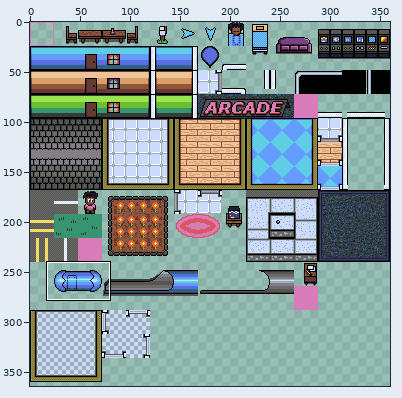
Two states of a sprite sheet, app/assets/GAMES/break/tiles.png. The picture above shows the old version from afar; the outline marks the close-up.
Close-up. First the earlier version:
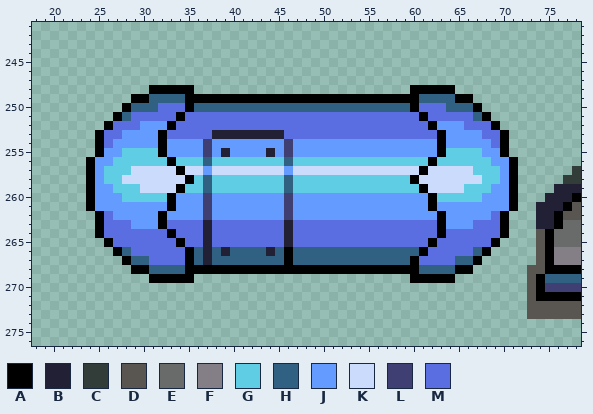
The file is 360x480 pixels. Shown: x 18..78, y 241..276. The wide view leaves out empty margins.
Palette (. is transparent): A #000000  B #222034  C #323c39  D #595652  E #696a6a  F #847e87  G #5fcde4  H #306082  J #639bff  K #cbdbfc  L #3f3f74  M #5b6ee1
Pixels before, first column x 24:
248 .......AAAAA........................AAAAA..............
249 .....AAHHHHAAAAAAAAAAAAAAAAAAAAAAAAAAHHHHAA............
250 ....AHHHMMMAHHHHHHHHHHHHHHHHHHHHHHHHAMMMHHHA...........
251 ...AHMMMMMAMMMMMMMMMMMMMMMMMMMMMMMMMMAMMMMMHA..........
252 ..AMMMJJJAMMMMMMMMMMMMMMMMMMMMMMMMMMMMAJJJMMMA.........
253 .AMMJJJJAMMMMMBBBBBBBBMMMMMMMMMMMMMMMMMAJJJJMMA........
254 .AMJJJJJAJJJJLJJJJJJJJLJJJJJJJJJJJJJJJJAJJJJJMA........
255 .AJJGGGGAJJJJLJBJJJJBJLJJJJJJJJJJJJJJJJAGGGGJJA........
256 AJJGGGGGGAGGGHGGGGGGGGHGGGGGGGGGGGGGGGAGGGGGGJJA.......
257 AJGGGKKKKKAKKJKKKKKKKKJKKKKKKKKKKKKKKAKKKKKGGGJA......C
258 AJGGKKKKKKKAGHGGGGGGGGHGGGGGGGGGGGGGAKKKKKKKGGJA.....CC
259 AJJGGGKKKKAGGHGGGGGGGGHGGGGGGGGGGGGGGAKKKKGGGJJA....BBB
260 AJJJGGGGGAJJJLJJJJJJJJLJJJJJJJJJJJJJJJAGGGGGJJJA...BBBA
261 AJJJJJJJJAJJJLJJJJJJJJLJJJJJJJJJJJJJJJAJJJJJJJJA..BBBAD
262 .AMJJJJJAJJJJLJJJJJJJJLJJJJJJJJJJJJJJJJAJJJJJMA...BBADD
263 .AMMMJJJAMMMMBMMMMMMMMBMMMMMMMMMMMMMMMMAJJJMMMA...BBAEE
264 .AMMMMMMMAMMMBMMMMMMMMBMMMMMMMMMMMMMMMMAMMMMMMA...DAEEE
265 ..AMMMMMMMAMMBMMMMMMMMBMMMMMMMMMMMMMMMAMMMMMMA....DAEEE
266 ...AHMMMMMMAHBHBHHHHBHAHHHHHHHHHHHHHHAMMMMMHA.....DAFFF
267 ....AHHMMMMAHBHHHHHHHHAHHHHHHHHHHHHHAMMMMHHA......DAFFF
268 .....AAHHHHAAAAAAAAAAAAAAAAAAAAAAAAAAHHHHAA......DDAAAA
269 .......AAAAA........................AAAAA........DAHHHH
270 .................................................DALLLL
271 .................................................DAAAAA
272 .................................................DDDDDD
273 .................................................DDDDDD
After:
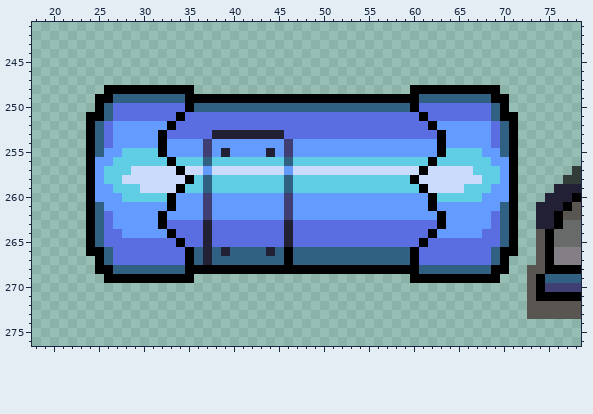
Difference:
y 248: x 26..30 ..... -> AAAAA; x 65..69 ..... -> AAAAA
y 249: x 25..30 ....AA -> AAHHHH; x 65..70 AA.... -> HHHHAA
y 250: x 25..31 ...AHHH -> AHMMMMM; x 64..70 HHHA... -> MMMMMHA
y 251: x 24..28 ...AH -> AAHMM; x 67..71 HA... -> MMHAA
y 252: x 24..29 ..AMMM -> AHMJJJ; x 66..71 MMMA.. -> JJJMHA
y 253: x 24..25 .A -> AH; x 27 M -> J; x 68 M -> J; x 70..71 A. -> HA
y 254..255: x 24..25 .A -> AH; x 70..71 A. -> HA
y 261: x 25 J -> H; x 70 J -> H
y 262: x 24..25 .A -> AH; x 70..71 A. -> HA
y 263: x 24..25 .A -> AH; x 27..28 MM -> JJ; x 67..68 MM -> JJ; x 70..71 A. -> HA
y 264: x 24..25 .A -> AH; x 28..32 MMMMM -> JJJJJ; x 62..67 MAMMMM -> AJJJJJ; x 70..71 A. -> HA
y 265: x 24..26 ..A -> AHM; x 61..62 MA -> AM; x 69..71 A.. -> MHA
y 266: x 24..28 ...AH -> AAHMM; x 60..61 HA -> AM; x 67..71 HA... -> MMHAA
y 267: x 25..30 ...AHH -> AHMMMM; x 65..70 HHA... -> MMMMHA
y 268: x 25..30 ....AA -> AAHHHH; x 65..70 AA.... -> HHHHAA
y 269: x 26..30 ..... -> AAAAA; x 65..69 ..... -> AAAAA
Where, in picture pixels (left, top, right, bottom), the same in both close-ups:
changed: (86, 85, 158, 157)
changed: (446, 85, 518, 157)
changed: (86, 202, 167, 283)
changed: (410, 202, 518, 283)
